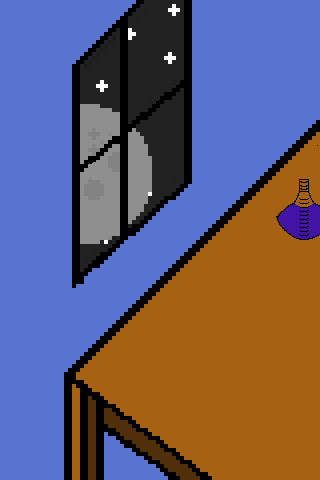
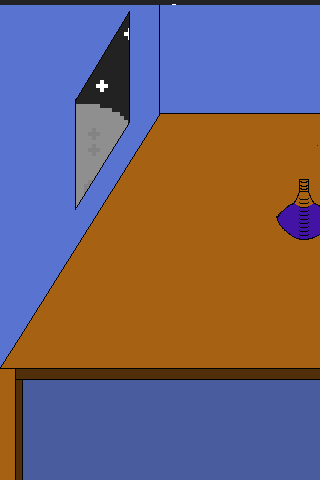
Layered file, before and after one edit (320x480). Changes by layer:
painted on "Background" over <box>0,0,320,480</box>
